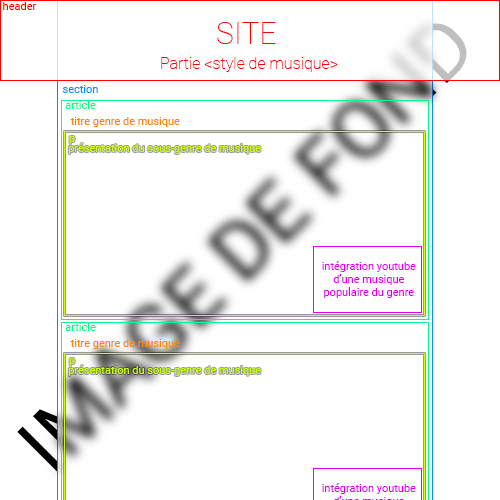
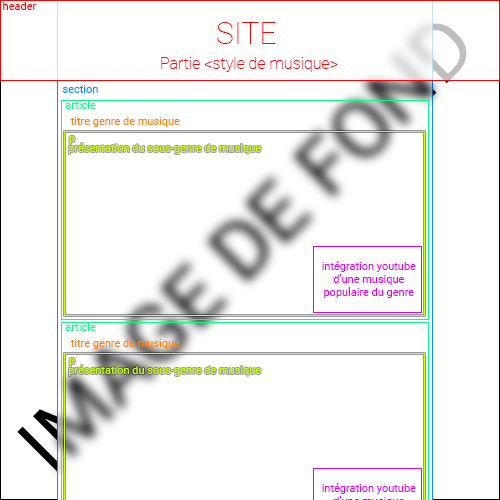
Two versions of the same layered image (500px x 500px). Layer-by-layer changes:
pixels changed over [0, 81, 500, 500] (layer not identified)
